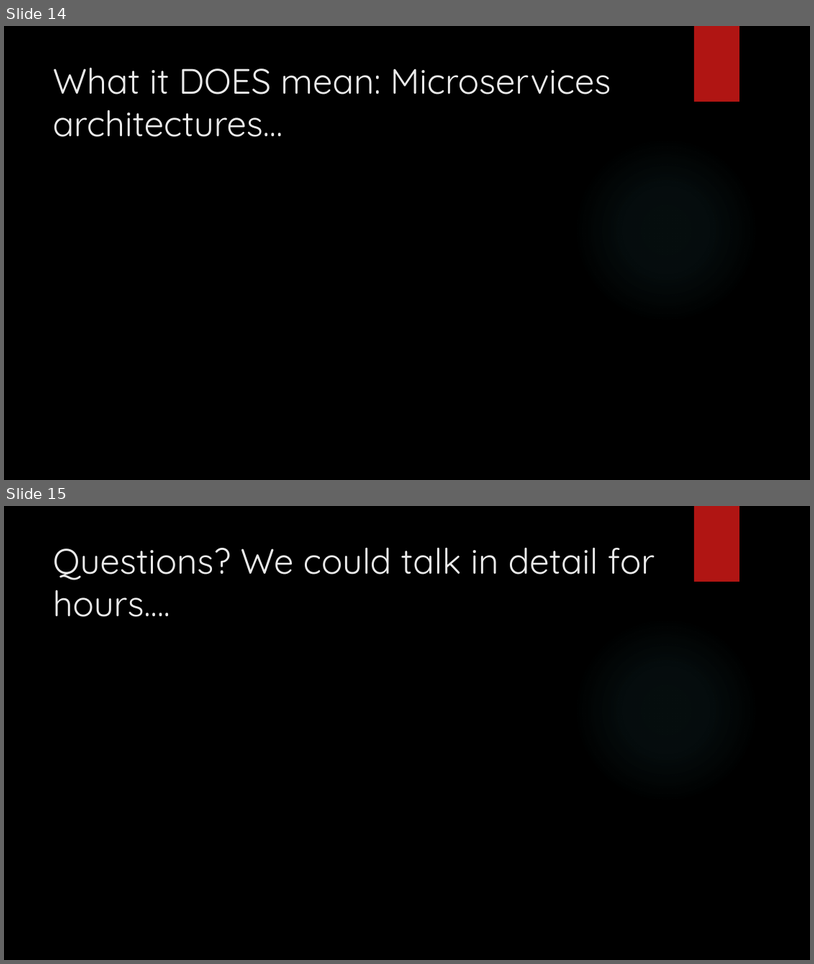
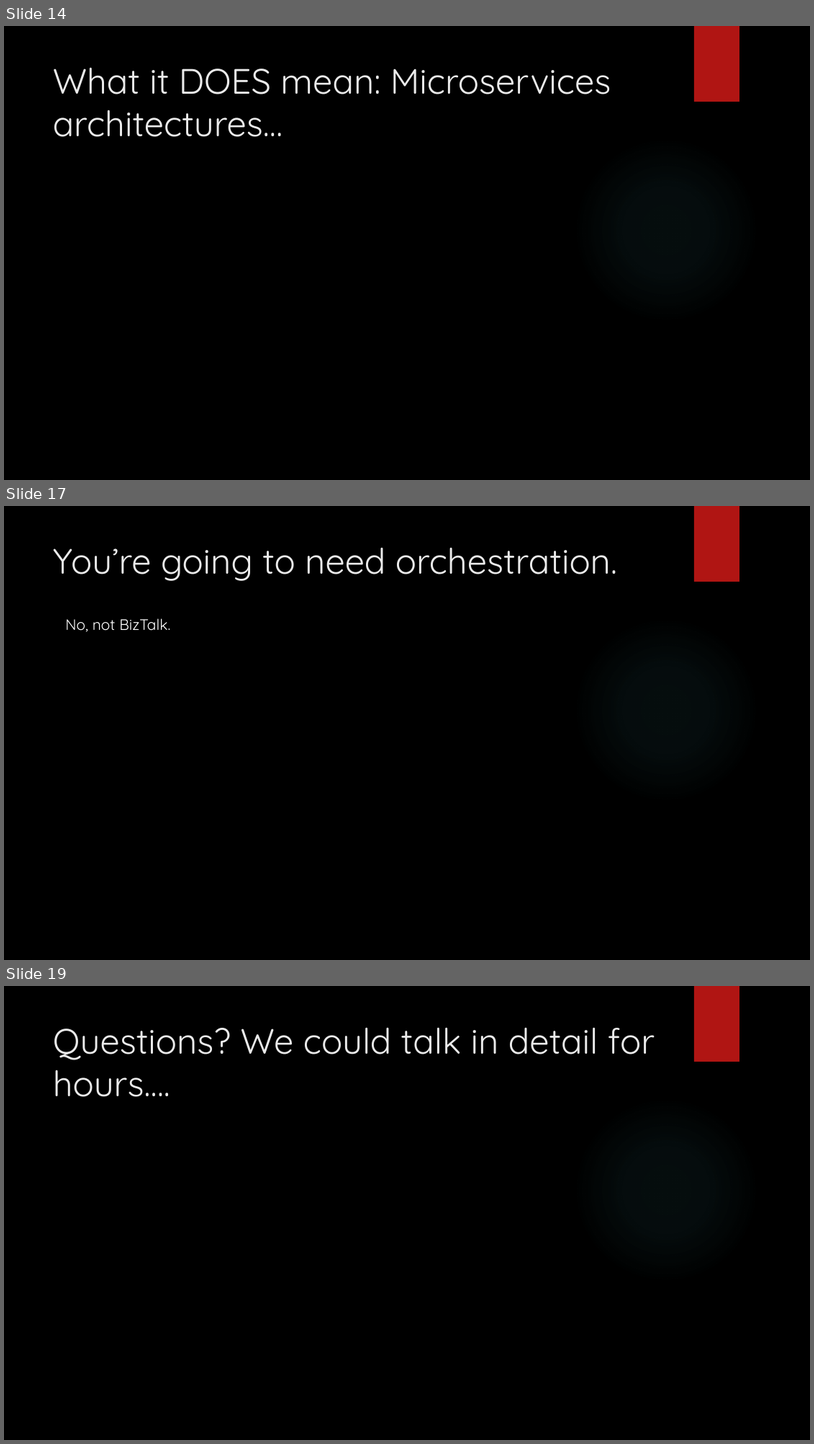
Before and after one commit to arif-aigonix/leap2015, a slide deck: Containers and Clusters in Azure.pptx. Shown one above the other, each under a label of ours: slides 14 and 15 before the commit, slides 14, 17 and 19 after it; the slides between them are not shown. The pictures are 814x964 and 814x1444 pixels, drawn with LibreOffice and Linux fonts; fonts in the diff are those of the drawing; background and template pictures are left out. Boxes give left, top, right and bottom in pixels: in the first picture for what was removed or moved away, otherwise in the second. Text is boxed around its words. In the diff, an @@ line names an element or a change of style, - is before the commit and + after.

```diff
--- a/Containers and Clusters in Azure.pptx
+++ b/Containers and Clusters in Azure.pptx
@@ slide 17 added at (4,506,810,960), background picture (left out); not listed: 3 template elements that a slide beside it also shows @@
@@ title added at (53,548,617,581), 42 pt, text #EBEBEB @@
+You’re going to need orchestration.
@@ text added at (65,618,170,632), 18 pt, text #FFFFFF @@
+No, not BizTalk.
@@ what was slide 15 is now slide 19 @@
```
Also in this commit, not shown: 3 other slides added, 3 other files.
